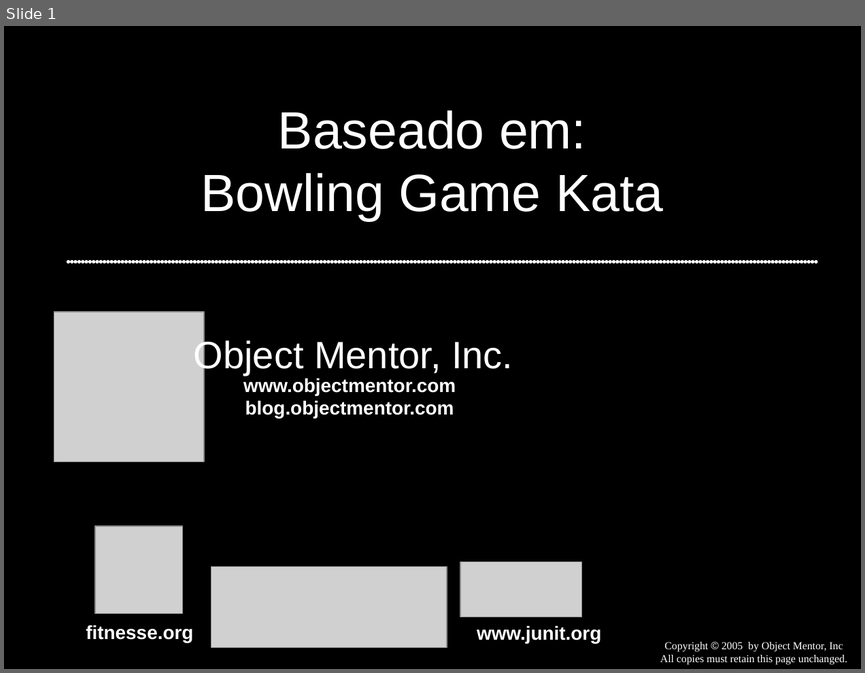
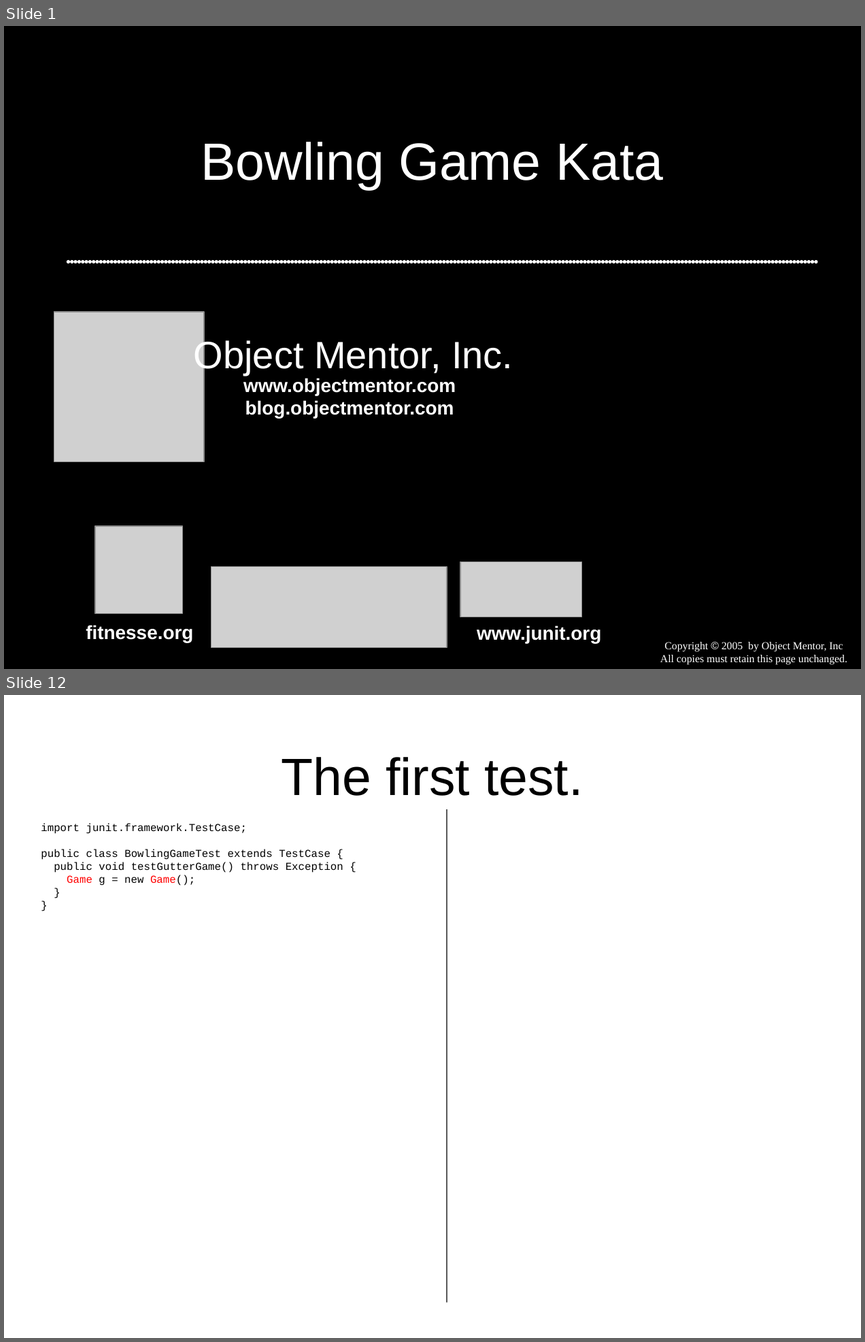
Before and after one commit to dojovale/Coding-Dojo---Bowling-Kata---06-01-2011, a slide deck: presentation/Bowling Game Kata.ppt. Shown one above the other, each under a label of ours: slide 1 before the commit, slides 1 and 12 after it; the slides between them are not shown. The pictures are 865x673 and 865x1342 pixels, drawn with LibreOffice and Linux fonts; fonts in the diff are those of the drawing; grey boxes stand for pictures. Boxes give left, top, right and bottom in pixels: in the first picture for what was removed or moved away, otherwise in the second. Text is boxed around its words. In the diff, an @@ line names an element or a change of style, - is before the commit and + after.

Commit message:
inclusao de apresentacao de bowling game original

```diff
--- a/presentation/Bowling Game Kata.ppt
+++ b/presentation/Bowling Game Kata.ppt
@@ slide 12 added at [4, 695, 861, 1338], background #FFFFFF @@
@@ title added at [281, 757, 583, 796], 44 pt, text #000000 @@
+The first test.
@@ line added from (447, 809) to (447, 1302), #000000 0.74 pt @@
@@ text added at [41, 824, 343, 885], 9 pt, text #000000 @@
+import junit.framework.TestCase;
+public class BowlingGameTest extends TestCase {
+public void testGutterGame() throws Exception {
+Game g = new Game();
+}
+}
@@ slide 1 changed as well @@
@@ title at [201, 142, 663, 190]: text changed @@
-Baseado em:
-Bowling Game Kata
+Bowling Game Kata
```
Also in this commit, not shown: 51 other slides added, 7 slides removed.
